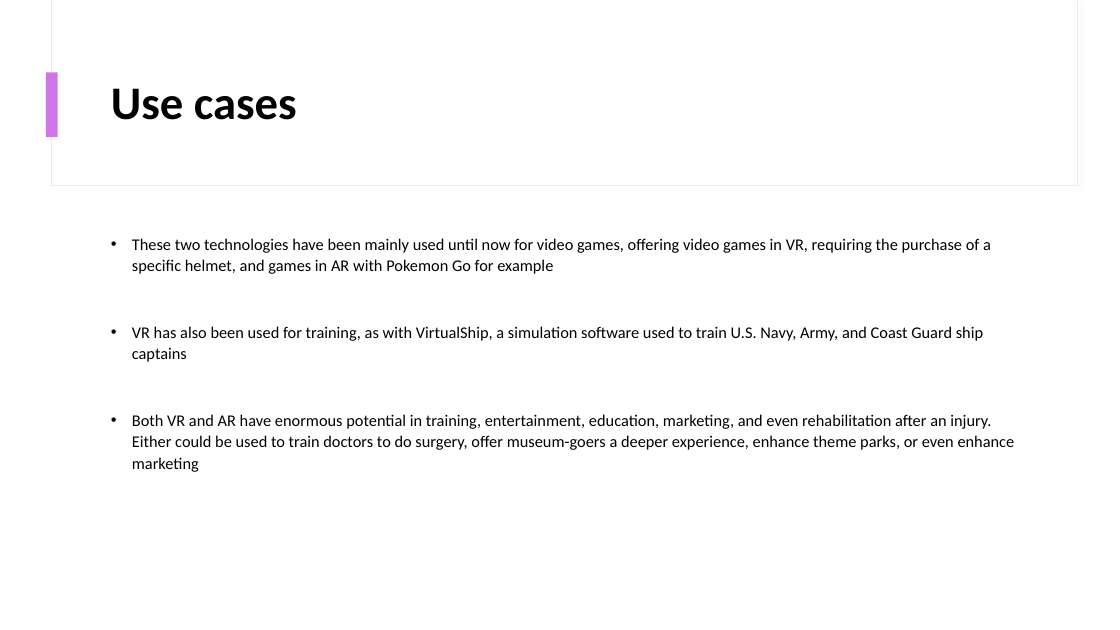
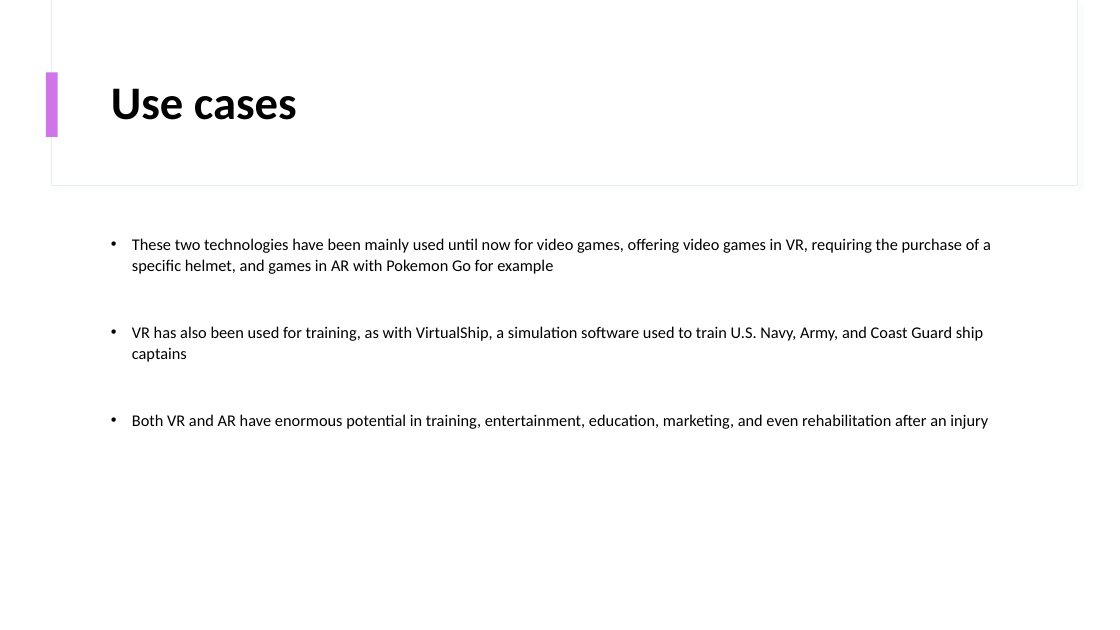
Before and after one commit to elie91/ESGI_Cours, a slide deck: slide 5 of Anglais/Présentation/EnglishPresentation.pptx. Drawn at 1120x630 pixels with LibreOffice and Linux fonts; fonts in the diff are those of the drawing. Boxes give left, top, right and bottom in pixels: in the first picture for what was removed or moved away, otherwise in the second. Text is boxed around its words. In the diff, an @@ line names an element or a change of style, - is before the commit and + after.

```diff
--- a/Anglais/Présentation/EnglishPresentation.pptx
+++ b/Anglais/Présentation/EnglishPresentation.pptx
@@ text at [132,414,988,429]: text changed @@
-• Both VR and AR have enormous potential in training, entertainment, education, marketing, and even rehabilitation after an injury. Either could be used to train doctors to do surgery, offer museum-goers a deeper experience, enhance theme parks, or even enhance marketing
+• Both VR and AR have enormous potential in training, entertainment, education, marketing, and even rehabilitation after an injury
```
Also in this commit, not shown: 3 other slides changed, 5 other files.
